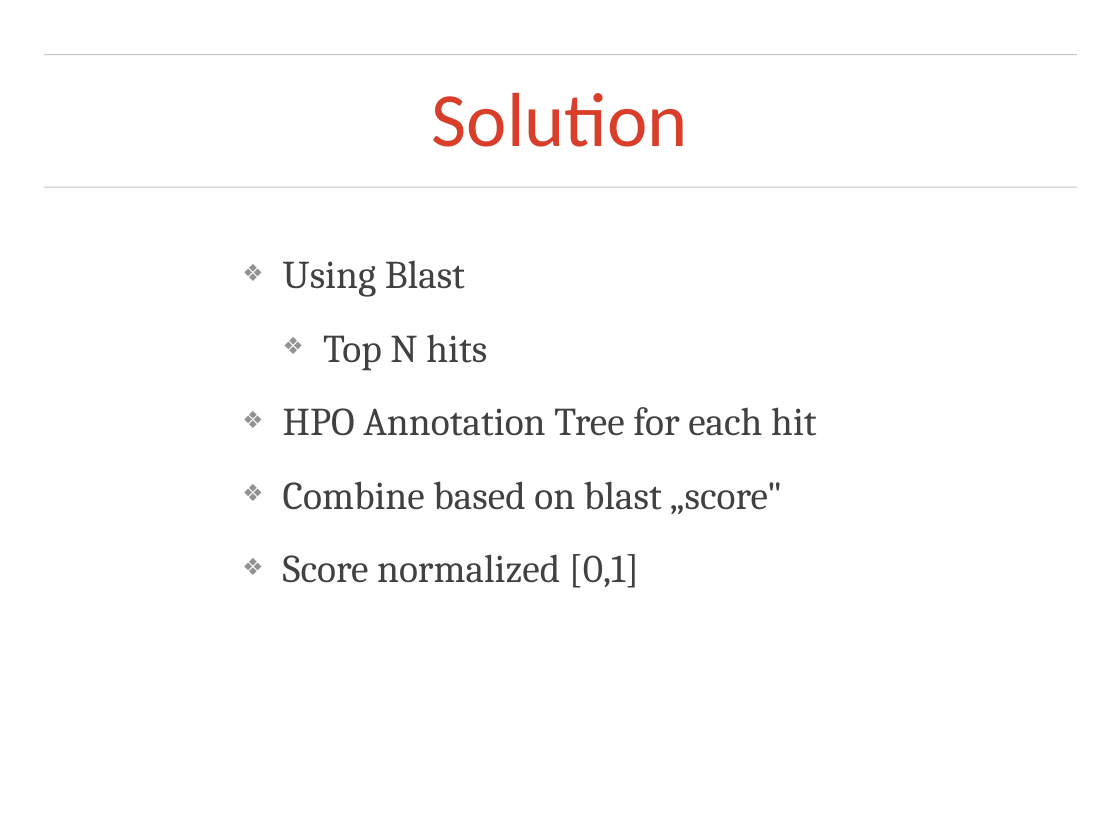
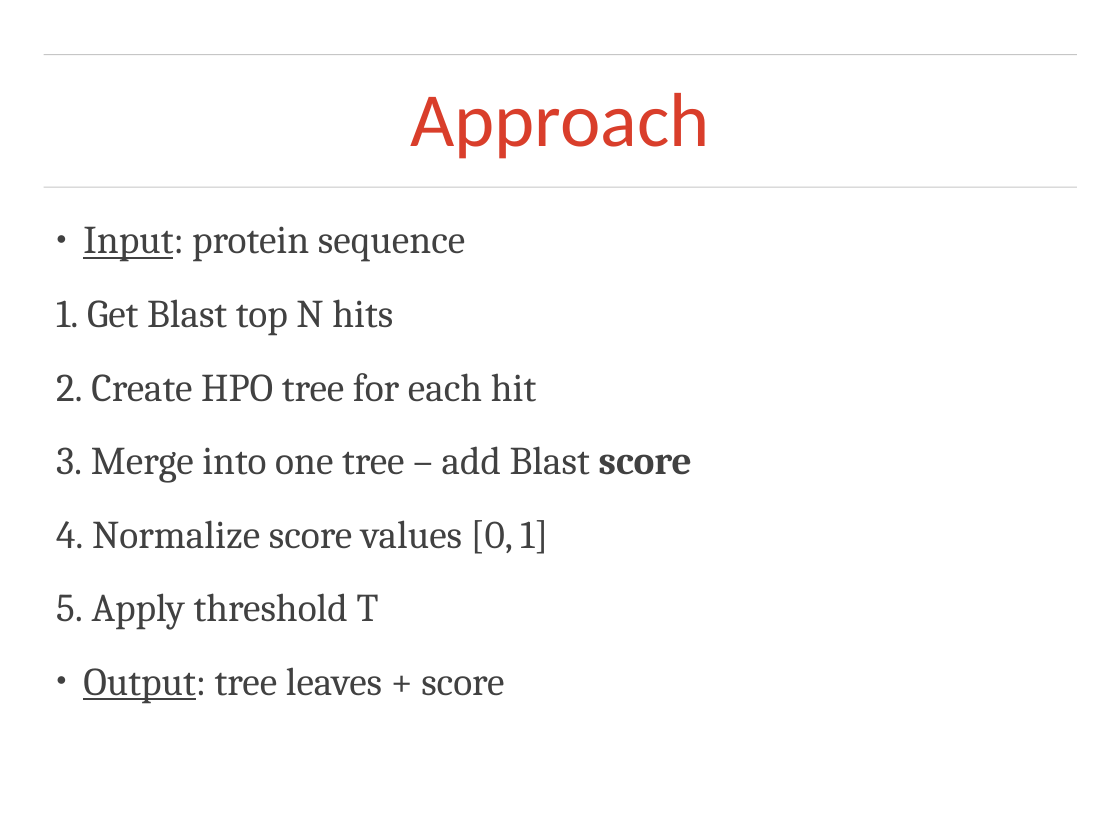
Before and after one commit to otarabai/pp2ex, a slide deck: slide 4 of presentations/2014.01.23/final_presentation.ppt (slide 7 before the commit). Drawn at 1120x840 pixels with LibreOffice and Linux fonts; fonts in the diff are those of the drawing; background and template pictures are left out. Boxes give left, top, right and bottom in pixels: in the first picture for what was removed or moved away, otherwise in the second. Text is boxed around its words. In the diff, an @@ line names an element or a change of style, - is before the commit and + after.

```diff
--- a/presentations/2014.01.23/final_presentation.ppt
+++ b/presentations/2014.01.23/final_presentation.ppt
@@ title at <box>410,93,710,159</box>: text changed @@
-Solution
+Approach
@@ subtitle added at <box>83,226,692,704</box>, 36 pt, text #414141 @@
+● Input: protein sequence
+1. Get Blast top N hits
+2. Create HPO tree for each hit
+3. Merge into one tree – add Blast score
+4. Normalize score values [0, 1]
+5. Apply threshold T
+● Output: tree leaves + score
@@ free removed at <box>238,232,882,608</box> @@
-❖ Using Blast
-  ❖ Top N hits
-❖ HPO Annotation Tree for each hit
-❖ Combine based on blast „score"
-❖ Score normalized [0,1]
```
Also in this commit, not shown: 5 other slides changed, 7 slides added, 9 slides removed, 6 other files.
